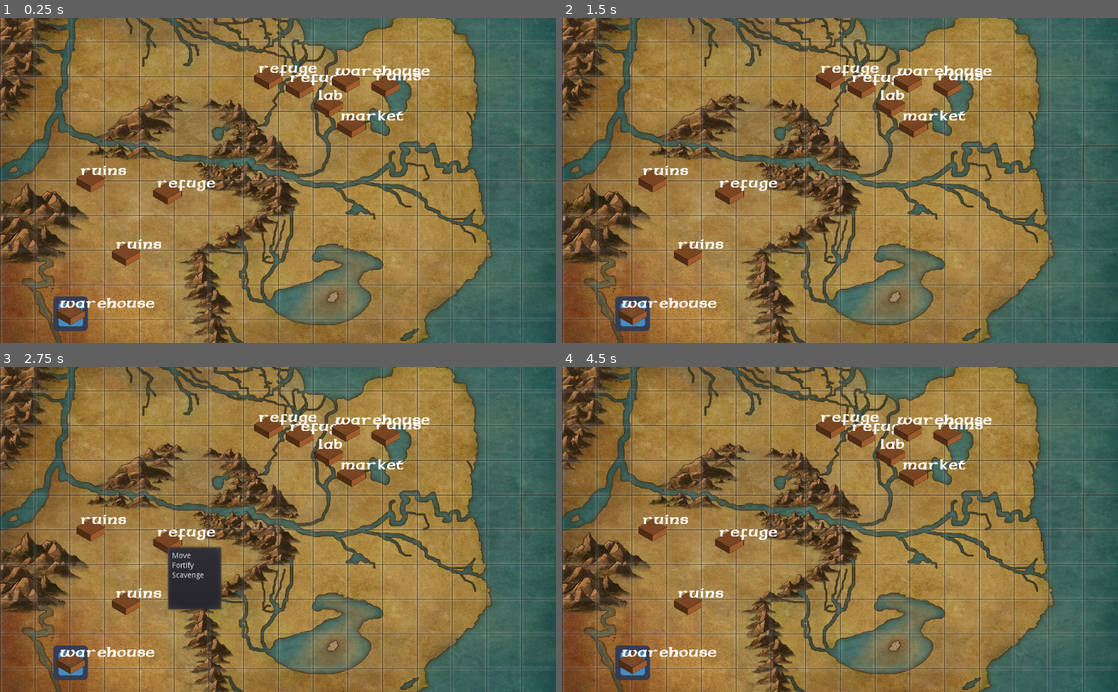
Above: before the commit, frames 1-4 (two rows, left to right).
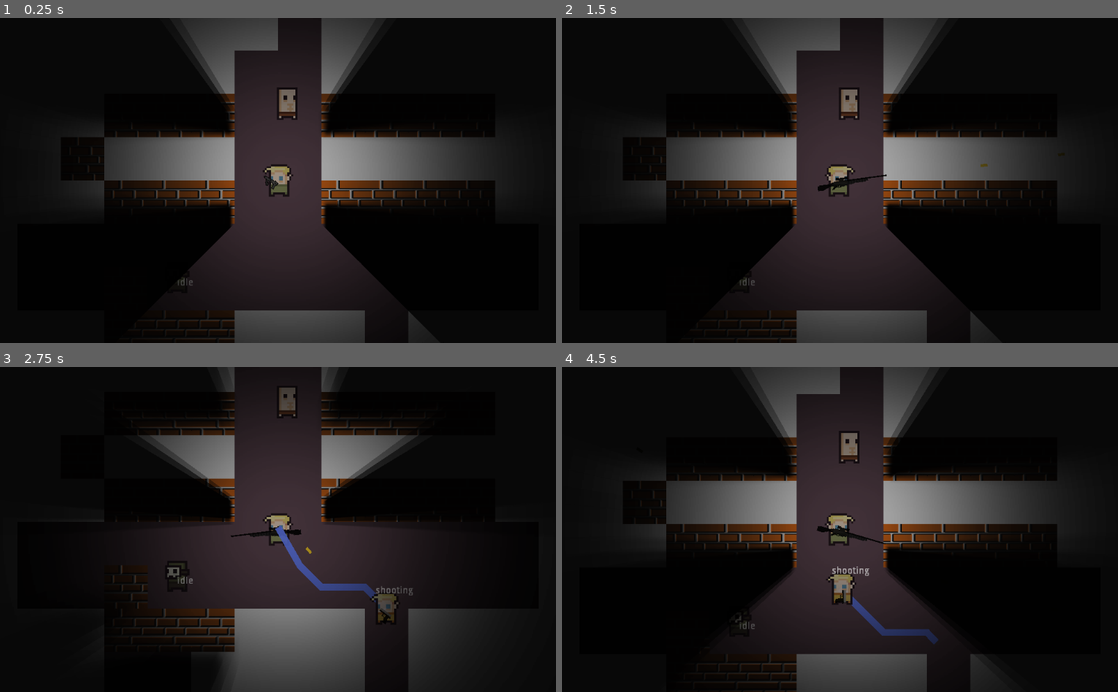
Above: after the commit, the same moments.

Repository: fedzdev/gameoff
Game: Godot game, scene res://Tests/TestArena.tscn
The game is run twice, just before and just after one commit, with the same random seed, the same clock (stepped at 60 frames per second) and the same inputs. Before the commit the project starts from res://Tests/testgame.tscn. The engine's default icon, where the game draws it, is replaced by a stand-in: a white triangle on a blue panel in a dark square. Sound files missing from this copy of the repository are replaced by a short silence.
Inputs (mouse positions are in pixels of both pictures, inside the frame that each line leads up to):
- Up to frame 1 (0.25 s): no input
- Up to frame 2 (1.5 s): click (634, 313) at 0.52 s; tap Enter at 1.25 s; move the mouse to (962, 164) at 1.27 s; press the mouse at (962, 164) at 1.28 s; hold E (swap_right) from 1.28 s (still down)
- Up to frame 3 (2.75 s): tap Space at 2 s; move the mouse to (166, 545) at 2.02 s; release E (swap_right) at 2.03 s; release the mouse at (166, 545) at 2.03 s; hold Down (ui_down) from 2.03 s (still down); tap F (follow) at 2.1 s; click (166, 545) at 2.3 s
- Up to frame 4 (4.5 s): move the mouse to (895, 458) at 2.77 s; release Down (ui_down) at 2.78 s; press the mouse at (895, 458) at 2.78 s; hold E (swap_right) 2.78-3.53 s; tap G (guard) at 2.85 s; move the mouse to (812, 594) at 3.52 s; release the mouse at (812, 594) at 3.53 s; hold Up (ui_up) 3.53-4.28 s; click (812, 594) at 3.6 s; move the mouse to (1006, 578) at 4.27 s; press the mouse at (1006, 578) at 4.28 s; hold Q (swap_left) from 4.28 s (still down); tap T (throw) at 4.35 s

The runs differ from the first frame. In frame 1, 98% of the frame differs, in the area x 0-100%, y 0-100%; in frame 2, 98%; in frame 3, 97%; in frame 4, 98%.
Error after the commit: Invalid get index 'global_position' (on base: 'null instance'). (res://Scripts/Player.gd:70)

Commit message:
big
big

Diff:
--- a/Scenes/Companion.tscn
+++ b/Scenes/Companion.tscn
@@ -22,7 +22,6 @@
 region_rect = Rect2( 177, 240, 15, 16 )
 
 [node name="CollisionShape2D" parent="." index="2"]
-position = Vector2( -1.12247, 0.701538 )
 shape = SubResource( 1 )
 
 [node name="Label" parent="." index="3"]
--- a/Scenes/Enemy.tscn
+++ b/Scenes/Enemy.tscn
@@ -1,12 +1,23 @@
-[gd_scene load_steps=2 format=2]
+[gd_scene load_steps=3 format=2]
 
 [ext_resource path="res://Scripts/EnemyCharacter.gd" type="Script" id=1]
+[ext_resource path="res://Scripts/EnemyStateMachine.gd" type="Script" id=2]
 
 [node name="Enemy" type="KinematicBody2D"]
 script = ExtResource( 1 )
+
+[node name="StateM" type="Node" parent="."]
+script = ExtResource( 2 )
 
 [node name="Sprite" type="Sprite" parent="."]
 region_enabled = true
 region_rect = Rect2( 18, 161, 12, 15 )
 
 [node name="CollisionShape2D" type="CollisionShape2D" parent="."]
+
+[node name="Label" type="Label" parent="."]
+margin_right = 40.0
+margin_bottom = 14.0
+__meta__ = {
+"_edit_use_anchors_": false
+}
--- a/Scenes/Friend.tscn
+++ b/Scenes/Friend.tscn
@@ -1,7 +1,10 @@
-[gd_scene load_steps=3 format=2]
+[gd_scene load_steps=4 format=2]
 
 [ext_resource path="res://Scripts/FriendStateMachine.gd" type="Script" id=1]
 [ext_resource path="res://Scripts/Friend.gd" type="Script" id=2]
+
+[sub_resource type="CircleShape2D" id=1]
+radius = 259.804
 
 [node name="Friend" type="KinematicBody2D"]
 collision_layer = 2
@@ -22,3 +25,18 @@
 __meta__ = {
 "_edit_use_anchors_": false
 }
+
+[node name="EnemyDetector" type="Area2D" parent="."]
+collision_layer = 2
+collision_mask = 5
+
+[node name="CollisionShape2D" type="CollisionShape2D" parent="EnemyDetector"]
+shape = SubResource( 1 )
+
+[node name="RayCast2D" type="RayCast2D" parent="."]
+enabled = true
+cast_to = Vector2( 0, 0 )
+collision_mask = 8
+collide_with_areas = true
+[connection signal="body_entered" from="EnemyDetector" to="." method="_on_EnemyDetector_body_entered"]
+[connection signal="body_exited" from="EnemyDetector" to="." method="_on_EnemyDetector_body_exited"]
--- /dev/null
+++ b/Scenes/Mutant1.tscn
@@ -0,0 +1,19 @@
+[gd_scene load_steps=4 format=2]
+
+[ext_resource path="res://Scenes/Enemy.tscn" type="PackedScene" id=1]
+[ext_resource path="res://Assets/0x72_16x16DungeonTileset.v4.png" type="Texture" id=2]
+
+[sub_resource type="CapsuleShape2D" id=1]
+radius = 13.7719
+height = 16.1056
+
+[node name="Mutant1" instance=ExtResource( 1 )]
+collision_layer = 4
+collision_mask = 31
+
+[node name="Sprite" parent="." index="1"]
+scale = Vector2( 3, 3 )
+texture = ExtResource( 2 )
+
+[node name="CollisionShape2D" parent="." index="2"]
+shape = SubResource( 1 )
--- a/Scenes/SMG.tscn
+++ b/Scenes/SMG.tscn
@@ -24,7 +24,7 @@
 frames = SubResource( 1 )
 flip_h = true
 script = ExtResource( 2 )
-max_bullets = 3000
+max_bullets = 30
 bullet_amount = 1
 bullet_spread = 100.0
 bullet_speed = 1000
--- a/Scripts/Companion.gd
+++ b/Scripts/Companion.gd
@@ -1,9 +1,6 @@
 extends "res://Scripts/Friend.gd"
 
-
-# Declare member variables here. Examples:
-# var a = 2
-# var b = "text"
+var id
 
 
 # Called when the node enters the scene tree for the first time.
--- /dev/null
+++ b/Scripts/EnemyStateMachine.gd
@@ -0,0 +1,54 @@
+extends "res://Scripts/StateMachine.gd"
+
+func _ready():
+	add_state("idle")
+	add_state("move")
+	add_state("seen")
+	add_state("chasing")
+	add_state("stuck")
+	call_deferred("set_state", states.idle)
+
+
+
+
+func _state_logic(delta):
+	get_node("../Label").text = str(states.keys()[state])
+
+
+
+
+func _get_transition(delta):
+	match state:
+		states.idle:
+			pass
+		states.move:
+			pass
+		states.stuck:
+			pass
+		states.seen:
+			pass
+		states.shooting:
+			pass
+
+
+func _enter_state(new_state, old_state):
+	match new_state:
+		states.idle:
+			pass
+		states.move:
+			pass
+		states.stuck:
+			pass
+		states.seen:
+			pass
+
+func _exit_state(old_state, new_state):
+	match old_state:
+		states.idle:
+			pass
+		states.move:
+			pass
+		states.stuck:
+			pass
+		states.seen:
+			pass
--- a/Scripts/Friend.gd
+++ b/Scripts/Friend.gd
@@ -1,4 +1,10 @@
 extends KinematicBody2D
+
+
+const Pistol = preload("res://Scenes/Pistol.tscn")
+const SMG = preload("res://Scenes/SMG.tscn")
+const Snyipert = preload("res://Scenes/Snyipert.tscn")
+const Bullet = preload("res://Tests/Bullut.tscn")
 
 var moving = false
 var speed : = 200
@@ -13,12 +19,14 @@
 var stuck = false
 var has_command = false
 var stored_move_pos
-
-
+var casting = false
+var bodyy = null
+var CurrentGun
+var target
 
 func _ready() -> void:
 	set_process(false)
-
+	give_gun(Pistol)
 
 func _physics_process(delta):
 	velocity = (position - prev_pos).round()
@@ -32,9 +40,36 @@
 	else:
 		list.clear()
 	empty = motion
-#	print(stuck, " ", velocity)
+	if casting:
+		get_node("RayCast2D").set_cast_to((bodyy.global_position - self.global_position))
+#	if Input.is_action_pressed("shoot"):
+	if not bodyy == null:
+#		print(bodyy.name)
+		if not get_node("RayCast2D").is_colliding():
+			target = bodyy.position
+			CurrentGun.shoot(target)
+	else:
+		target = null
+	change_look()
 
-
+func change_look():
+	if not target == null:
+		if target.x - self.position.x > 0:
+				get_node("Sprite").scale.x = 3
+				CurrentGun.scale.x = 1
+				CurrentGun.flip_v = false
+				CurrentGun.position.x = CurrentGun.must_position
+				if CurrentGun.has_method("MustOffset"):
+					CurrentGun.BarrelPoint.position.y = -CurrentGun.must_offset
+				CurrentGun.rotation_degrees = rad2deg(get_angle_to(target))
+		if target.x - self.position.x  < 0:
+				get_node("Sprite").scale.x = -3
+				CurrentGun.scale.x = 1
+				CurrentGun.flip_v = true
+				CurrentGun.position.x = -CurrentGun.must_position
+				if CurrentGun.has_method("MustOffset"):
+					CurrentGun.BarrelPoint.position.y = CurrentGun.must_offset
+				CurrentGun.rotation_degrees = rad2deg(get_angle_to(target))
 
 func _process(delta: float) -> void:
 	var move_distance : = speed * delta
@@ -84,3 +119,19 @@
 		print(move_back_here)
 		move_to_pos(move_back_here)
 #	move_to_pos(stored_move_pos)
+
+func give_gun(gun):
+	var gun_instance = gun.instance()
+	add_child(gun_instance)
+	CurrentGun = gun_instance
+
+func _on_EnemyDetector_body_entered(body):
+	if body.collision_layer == 1:
+		bodyy = body
+		print("print")
+		casting = true
+
+
+func _on_EnemyDetector_body_exited(body):
+	bodyy = null
+	casting = false
--- a/Scripts/FriendStateMachine.gd
+++ b/Scripts/FriendStateMachine.gd
@@ -24,6 +24,8 @@
 				return states.move
 			if parent.velocity == Vector2(0,0) and parent.has_command:
 				return states.stuck
+			if parent.target != null:
+				return states.shooting
 		states.move:
 			if parent.velocity == Vector2(0,0) and parent.has_command:
 				return states.idle
@@ -37,7 +39,9 @@
 		states.seen:
 			pass
 		states.shooting:
-			pass
+			if parent.target == null:
+				print("nulltarget")
+				return states.idle
 
 
 func _enter_state(new_state, old_state):
--- a/Scripts/Pistol.gd
+++ b/Scripts/Pistol.gd
@@ -4,5 +4,8 @@
 var must_position = 2
 var must_offset = 7
 
+func _ready():
+	position.y = 13
+
 func MustOffset():
 	must_offset = 7
--- a/Scripts/Player.gd
+++ b/Scripts/Player.gd
@@ -14,8 +14,6 @@
 var motion = Vector2()
 var acceleration = 5
 var velocity_multiplier = 1
-var shooting_timer = false
-var bullets = 120
 var grenades = 3
 var follow_on = false
 var playing_reload_audio = false
@@ -108,14 +106,15 @@
 
 
 func position_gun():
-	if CurrentGun.name == "SMG":
-		CurrentGun.offset.x = 13
-		CurrentGun.position.y = 7
-	if CurrentGun.name == "Pistol":
-		CurrentGun.position.y = 13
-	if CurrentGun.name == "Snyipert":
-		CurrentGun.offset.x = 18
-		CurrentGun.position.y = 4
+	pass
+#	if CurrentGun.name == "SMG":
+#		CurrentGun.offset.x = 13
+#		CurrentGun.position.y = 7
+#	if CurrentGun.name == "Pistol":
+#		CurrentGun.position.y = 13
+#	if CurrentGun.name == "Snyipert":
+#		CurrentGun.offset.x = 18
+#		CurrentGun.position.y = 4
 
 
 
--- a/Scripts/SMG.gd
+++ b/Scripts/SMG.gd
@@ -4,7 +4,8 @@
 var must_position = 2
 
 func _ready():
-	pass
+	offset.x = 13
+	position.y = 7
 
 
 #	get_node("BarrelPoint").rotation_degrees = get_node(".").rotation_degrees
--- a/Scripts/Snyipert.gd
+++ b/Scripts/Snyipert.gd
@@ -3,3 +3,8 @@
 
 var must_position = 0
 var must_offset = 7
+
+
+func _ready():
+	offset.x = 18
+	position.y = 4
--- a/Scripts/global.gd
+++ b/Scripts/global.gd
@@ -3,6 +3,8 @@
 var max_speed = 200
 var navnode
 var linenode
+var selected_companion
+var companions = [1]
 
 
 var place0 = [1]
@@ -14,3 +16,7 @@
 var gun_equip = [1,2,3]
 
 var current_location = place0
+
+func spawn_companions():
+	for companion in companions:
+		print("prööff")
--- a/Tests/Bullut.gd
+++ b/Tests/Bullut.gd
@@ -15,10 +15,10 @@
 
 
 func _on_Bullut_body_entered(body):
-#	if body.has_method("test"):
-	print(body)
-	get_node("AudioStreamPlayer2D").play()
-	self.hide()
+	if body.collision_layer == 4:
+		print(body)
+		get_node("AudioStreamPlayer2D").play()
+		self.hide()
 
 
 func _on_AudioStreamPlayer2D_finished():
--- a/Tests/TestArena.gd
+++ b/Tests/TestArena.gd
@@ -7,3 +7,4 @@
 func _ready():
 	Global.navnode = get_node("Navigation2D")
 	Global.linenode = get_node("Line2D")
+	Global.spawn_companions()
--- a/Tests/TestArena.tscn
+++ b/Tests/TestArena.tscn
@@ -1,6 +1,5 @@
 [gd_scene load_steps=16 format=2]
 
-[ext_resource path="res://Assets/torchmap2.png" type="Texture" id=1]
 [ext_resource path="res://Scenes/Player.tscn" type="PackedScene" id=2]
 [ext_resource path="res://Assets/background.png" type="Texture" id=3]
 [ext_resource path="res://Assets/Lightsource.png" type="Texture" id=4]
@@ -10,6 +9,7 @@
 [ext_resource path="res://Tests/TestArena.gd" type="Script" id=8]
 [ext_resource path="res://Tests/dumpy.tscn" type="PackedScene" id=9]
 [ext_resource path="res://Scenes/Companion.tscn" type="PackedScene" id=10]
+[ext_resource path="res://Scenes/Mutant1.tscn" type="PackedScene" id=11]
 
 [sub_resource type="NavigationPolygon" id=1]
 vertices = PoolVector2Array( 0, 0, 16, 0, 16, 16, 0, 16 )
@@ -83,7 +83,6 @@
 script = ExtResource( 8 )
 
 [node name="CanvasModulate" type="CanvasModulate" parent="."]
-visible = false
 color = Color( 0.00392157, 0.00392157, 0.00392157, 0.901961 )
 
 [node name="Sprite" type="Sprite" parent="."]
@@ -103,33 +102,15 @@
 
 [node name="Player" parent="." instance=ExtResource( 2 )]
 
-[node name="Light2D" type="Light2D" parent="Player"]
-visible = false
-texture = ExtResource( 1 )
-offset = Vector2( 170, 0 )
-texture_scale = 0.5
-mode = 2
-range_height = 100.0
-shadow_enabled = true
-shadow_gradient_length = 0.2
-shadow_filter = 1
-shadow_filter_smooth = 64.0
-
 [node name="Light2D2" type="Light2D" parent="Player"]
 texture = ExtResource( 4 )
-texture_scale = 1.3
+texture_scale = 2.0
 energy = 2.0
 range_height = 100.0
 shadow_enabled = true
 shadow_gradient_length = 5.0
 shadow_filter = 1
 shadow_filter_smooth = 64.0
-
-[node name="player" type="Sprite" parent="."]
-visible = false
-position = Vector2( 96.6183, -40.9042 )
-texture = ExtResource( 5 )
-normal_map = ExtResource( 6 )
 
 [node name="TileMap2" type="TileMap" parent="."]
 tile_set = SubResource( 5 )
@@ -145,6 +126,9 @@
 position = Vector2( 13.773, -113.363 )
 
 [node name="Companion" parent="." instance=ExtResource( 10 )]
-position = Vector2( -48.2056, 86.876 )
+position = Vector2( 219.648, 271.263 )
 collision_layer = 1
 collision_mask = 1
+
+[node name="Mutant1" parent="." instance=ExtResource( 11 )]
+position = Vector2( -148.492, 144.25 )
--- a/project.godot
+++ b/project.godot
@@ -21,8 +21,9 @@
 [application]
 
 config/name="GithubGameoff"
-run/main_scene="res://Tests/testgame.tscn"
-config/icon="res://icon.png"
+config/description="test"
+run/main_scene="res://Tests/TestArena.tscn"
+config/icon="res://Assets/gyn.png"
 
 [autoload]
 
@@ -93,6 +94,26 @@
 "events": [ Object(InputEventKey,"resource_local_to_scene":false,"resource_name":"","device":0,"alt":false,"shift":false,"control":false,"meta":false,"command":false,"pressed":false,"scancode":69,"unicode":0,"echo":false,"script":null)
  ]
 }
+select_first={
+"deadzone": 0.5,
+"events": [ Object(InputEventKey,"resource_local_to_scene":false,"resource_name":"","device":0,"alt":false,"shift":false,"control":false,"meta":false,"command":false,"pressed":false,"scancode":49,"unicode":0,"echo":false,"script":null)
+ ]
+}
+select_second={
+"deadzone": 0.5,
+"events": [ Object(InputEventKey,"resource_local_to_scene":false,"resource_name":"","device":0,"alt":false,"shift":false,"control":false,"meta":false,"command":false,"pressed":false,"scancode":50,"unicode":0,"echo":false,"script":null)
+ ]
+}
+select_third={
+"deadzone": 0.5,
+"events": [ Object(InputEventKey,"resource_local_to_scene":false,"resource_name":"","device":0,"alt":false,"shift":false,"control":false,"meta":false,"command":false,"pressed":false,"scancode":51,"unicode":0,"echo":false,"script":null)
+ ]
+}
+select_fourth={
+"deadzone": 0.5,
+"events": [ Object(InputEventKey,"resource_local_to_scene":false,"resource_name":"","device":0,"alt":false,"shift":false,"control":false,"meta":false,"command":false,"pressed":false,"scancode":52,"unicode":0,"echo":false,"script":null)
+ ]
+}
 
 [layer_names]
 
